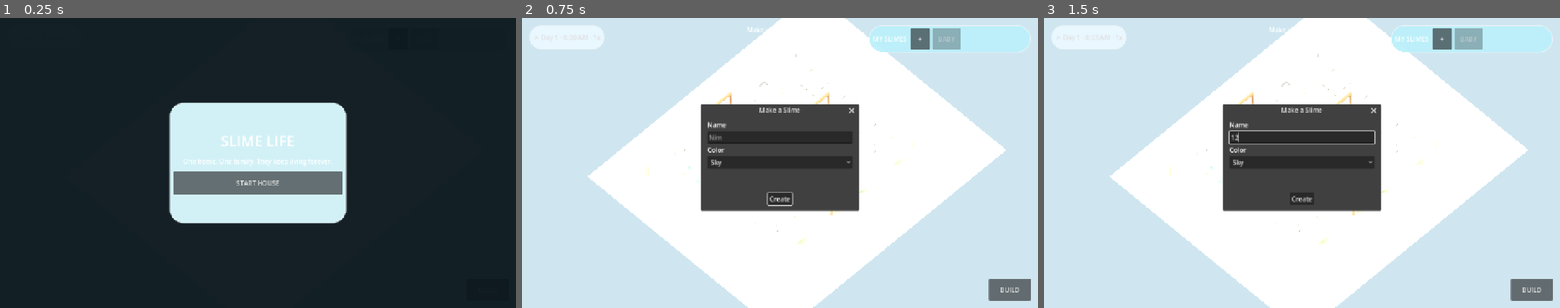
Above: before the commit, frames 1-3 (left to right).
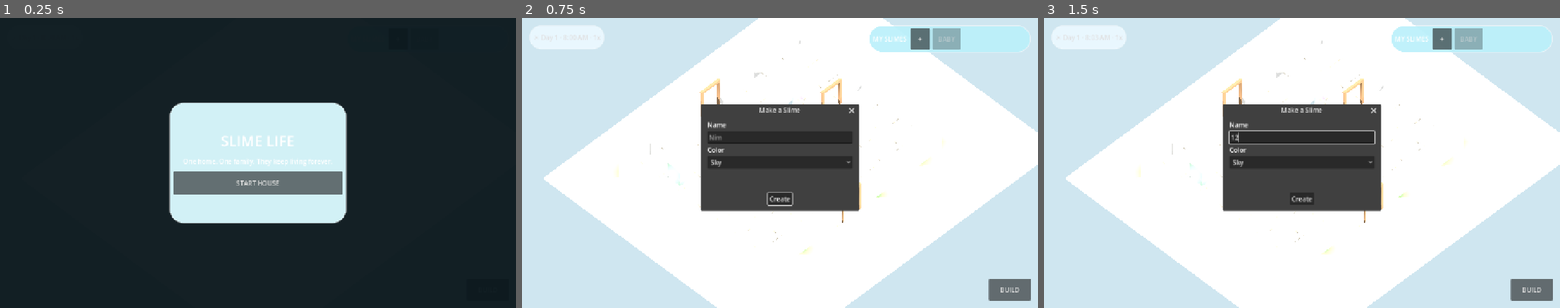
Above: after the commit, the same moments.

Repository: wisteria477/Slime-game
Game: Godot game, scene res://scenes/Main.tscn
The game is run twice, just before and just after one commit, with the same random seed, the same clock (stepped at 60 frames per second) and the same inputs.
Inputs (mouse positions are in pixels of both pictures, inside the frame that each line leads up to):
- Up to frame 1 (0.25 s): no input
- Up to frame 2 (0.75 s): click "START HOUSE" at 0.5 s
- Up to frame 3 (1.5 s): click (1302, 136) at 1.27 s; type "12" at 1.35 s

The runs differ from the first frame. In frame 2, 15% of the frame differs, in the area x 4-100%, y 0-100%; in frame 3, 15%.

Commit message:
Improve phone camera framing

Diff:
--- a/scripts/camera_rig.gd
+++ b/scripts/camera_rig.gd
@@ -3,8 +3,8 @@
 
 var camera: Camera3D
 var yaw := -45.0
-var pitch := -55.0
-var ortho_size := 17.0
+var pitch := -48.0
+var ortho_size := 13.8
 var target := Vector3(6.7, 0.0, 5.4)
 
 func _ready() -> void:
@@ -14,6 +14,12 @@
     camera.projection = Camera3D.PROJECTION_ORTHOGONAL
     camera.size = ortho_size
     add_child(camera)
+    _update_camera()
+
+func set_phone_view(portrait: bool) -> void:
+    pitch = -46.0 if portrait else -48.0
+    ortho_size = 11.8 if portrait else 13.2
+    target = Vector3(6.7, 0.0, 5.4)
     _update_camera()
 
 func rotate_by(degrees: float) -> void:
